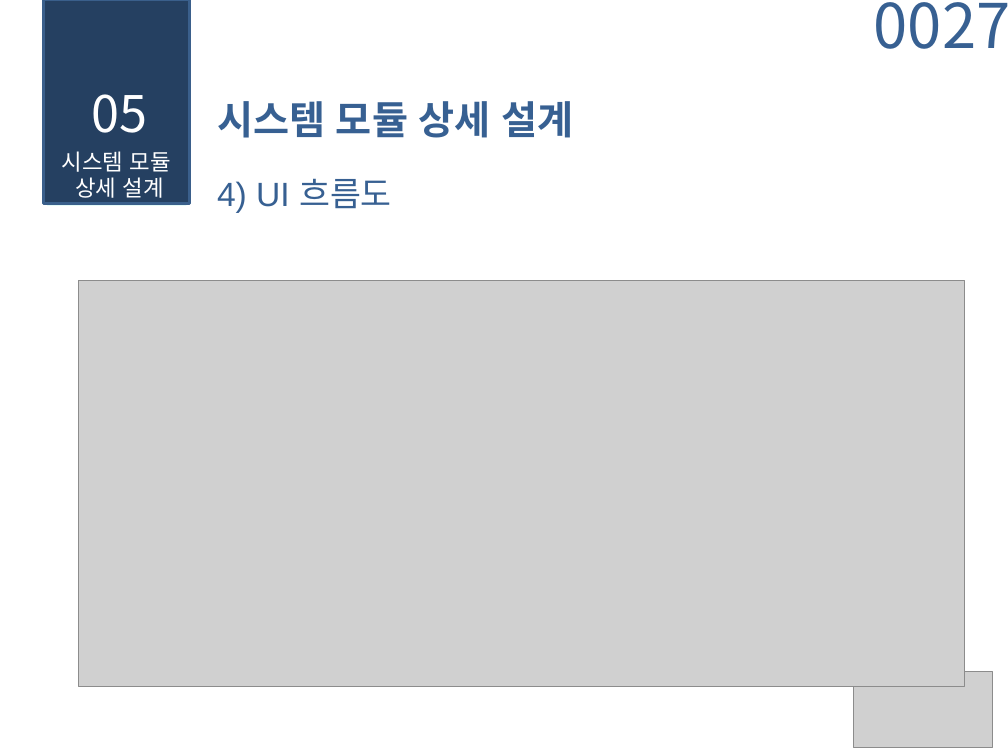
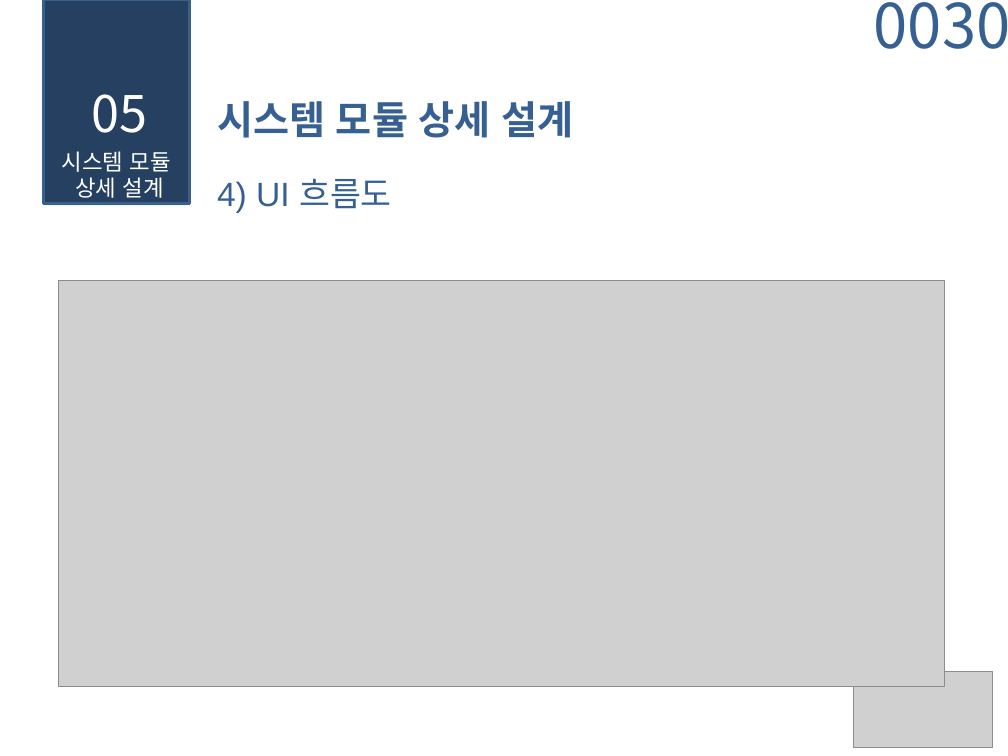
Before and after one commit to fluxion95/nottoolate, a slide deck: slide 30 of 졸업 연구 설계서(조항민,장윤미,박지은).pptx (slide 27 before the commit). Drawn at 1008x756 pixels with LibreOffice and Linux fonts; fonts in the diff are those of the drawing; grey boxes stand for pictures; background and template pictures are left out. Boxes give left, top, right and bottom in pixels: in the first picture for what was removed or moved away, otherwise in the second. Text is boxed around its words. In the diff, an @@ line names an element or a change of style, - is before the commit and + after.

```diff
--- a/졸업 연구 설계서(조항민,장윤미,박지은).pptx
+++ b/졸업 연구 설계서(조항민,장윤미,박지은).pptx
@@ page number at [874, 2, 1008, 49]: text changed @@
-0027
+0030
@@ picture: place and size @@
-picture at [79, 280, 965, 686]
+picture at [58, 280, 944, 686]
```
Also in this commit, not shown: 5 other slides changed, 9 slides added.
